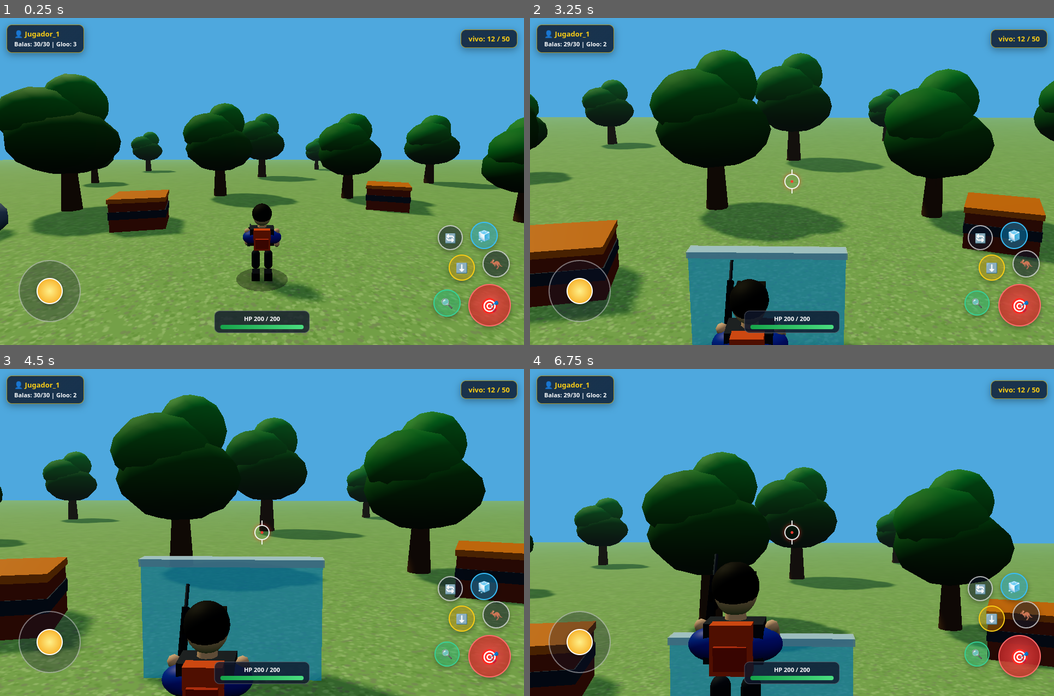
Above: before the commit, frames 1-4 (two rows, left to right).
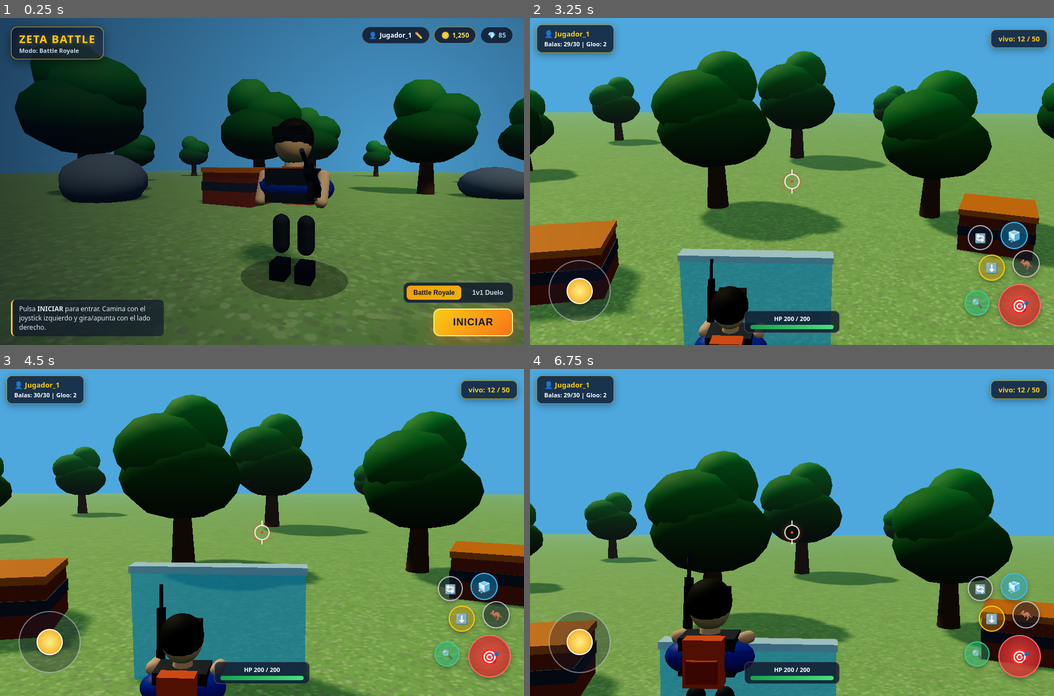
Above: after the commit, the same moments.

Repository: delvisvillalba5-cell/juego-servidor
Game: browser game, page index.html
Same seed, same stepped clock (60 frames per second), same inputs: the game is played once before the commit and once after it.
Inputs (mouse positions are in pixels of both pictures, inside the frame that each line leads up to):
- Up to frame 1 (0.25 s): no input
- Up to frame 2 (3.25 s): click (964, 292) at 0.27 s, where only the run after the commit has a clickable "Battle Royale"; click (1001, 322) at 0.52 s, where only the run after the commit has a clickable "INICIAR"; click (792, 214) at 1.07 s; click "🧊" at 1.27 s; click (687, 148) at 1.67 s; click "🎯" at 1.87 s; click "⬇️" at 2.02 s; press the mouse at (896, 132) at 2.27 s; release the mouse at (792, 116) at 2.4 s; click "🦘" at 2.47 s; click (870, 246) at 2.87 s; click "🔍" at 3.07 s
- Up to frame 3 (4.5 s): click (131, 614) at 3.47 s; click "🔄" at 3.67 s; press the mouse at (262, 467) at 4.07 s; release the mouse at (209, 646) at 4.2 s; click (47, 643) at 4.27 s
- Up to frame 4 (6.75 s): click (907, 532) at 4.52 s; click (949, 548) at 4.67 s; click "🔄" at 4.87 s; click (634, 532) at 5.27 s; click "🎯" at 5.47 s; press the mouse at (739, 646) at 5.87 s; release the mouse at (687, 499) at 6 s; click (907, 532) at 6.07 s; click (844, 418) at 6.47 s; click "🦘" at 6.67 s

The runs differ from the first frame. In frame 1, 89% of the frame differs, in the area x 0-100%, y 0-100%; in frame 2, 9.1%; in frame 3, 13%; in frame 4, 12%.

Commit message:
Actualizar index.html

Diff:
--- a/index.html
+++ b/index.html
@@ -30,7 +30,148 @@
             width: 100%;
             height: 100%;
         }
-        /* Retícula central */
+
+        /* ==========================================
+           PANTALLA PRINCIPAL (LOBBY ESTILO FREE FIRE)
+           ========================================== */
+        #lobby-screen {
+            position: absolute;
+            inset: 0;
+            z-index: 20;
+            display: flex;
+            flex-direction: column;
+            justify-content: space-between;
+            padding: 16px 20px;
+            background: radial-gradient(circle at 75% 45%, rgba(15, 23, 42, 0.08) 0%, rgba(2, 6, 23, 0.65) 100%);
+            pointer-events: auto;
+        }
+        #lobby-screen.oculto {
+            display: none;
+            pointer-events: none;
+        }
+        .lobby-top {
+            display: flex;
+            justify-content: space-between;
+            align-items: flex-start;
+            gap: 12px;
+            flex-wrap: wrap;
+        }
+        .brand-box {
+            background: linear-gradient(135deg, rgba(15, 23, 42, 0.88), rgba(30, 41, 59, 0.72));
+            border: 1px solid rgba(250, 204, 21, 0.75);
+            border-radius: 12px;
+            padding: 8px 14px;
+            box-shadow: 0 6px 18px rgba(0, 0, 0, 0.45);
+        }
+        .brand-title {
+            font-size: 20px;
+            font-weight: 900;
+            letter-spacing: 1.5px;
+            color: #facc15;
+            text-shadow: 0 2px 8px rgba(250, 204, 21, 0.35);
+        }
+        .brand-sub {
+            font-size: 11px;
+            color: #cbd5e1;
+            font-weight: 600;
+        }
+        .lobby-stats {
+            display: flex;
+            align-items: center;
+            gap: 8px;
+            flex-wrap: wrap;
+        }
+        .stat-pill {
+            background: rgba(15, 23, 42, 0.84);
+            border: 1px solid rgba(255, 255, 255, 0.22);
+            border-radius: 999px;
+            padding: 6px 12px;
+            color: #f8fafc;
+            font-size: 12px;
+            font-weight: 700;
+            display: flex;
+            align-items: center;
+            gap: 5px;
+            cursor: pointer;
+        }
+        .stat-pill.oro {
+            border-color: rgba(250, 204, 21, 0.6);
+            color: #fde047;
+        }
+        .stat-pill.diamantes {
+            border-color: rgba(56, 189, 248, 0.65);
+            color: #7dd3fc;
+        }
+        .lobby-bottom {
+            display: flex;
+            justify-content: space-between;
+            align-items: flex-end;
+            gap: 16px;
+            flex-wrap: wrap;
+        }
+        .lobby-tip {
+            background: rgba(15, 23, 42, 0.72);
+            border-left: 3px solid #facc15;
+            border-radius: 8px;
+            padding: 8px 12px;
+            color: #e2e8f0;
+            font-size: 12px;
+            max-width: 280px;
+        }
+        .launch-panel {
+            display: flex;
+            flex-direction: column;
+            align-items: flex-end;
+            gap: 10px;
+            margin-left: auto;
+        }
+        .mode-selector {
+            display: flex;
+            gap: 8px;
+            background: rgba(15, 23, 42, 0.82);
+            padding: 5px;
+            border-radius: 10px;
+            border: 1px solid rgba(255, 255, 255, 0.18);
+        }
+        .mode-btn {
+            border: none;
+            background: transparent;
+            color: #cbd5e1;
+            font-weight: 700;
+            font-size: 12px;
+            padding: 6px 12px;
+            border-radius: 7px;
+            cursor: pointer;
+        }
+        .mode-btn.activo {
+            background: linear-gradient(135deg, #f59e0b, #eab308);
+            color: #0f172a;
+        }
+        #btn-iniciar-juego {
+            background: linear-gradient(135deg, #facc15, #f97316);
+            color: #0f172a;
+            border: 2px solid #fef08a;
+            border-radius: 12px;
+            padding: 13px 34px;
+            font-size: 18px;
+            font-weight: 900;
+            letter-spacing: 1px;
+            cursor: pointer;
+            box-shadow: 0 8px 24px rgba(249, 115, 22, 0.45);
+        }
+        #btn-iniciar-juego:active {
+            transform: scale(0.96);
+        }
+
+        /* ==========================================
+           INTERFAZ EN PARTIDA (HUD Y CONTROLES)
+           ========================================== */
+        #gameplay-ui {
+            display: none;
+        }
+        #gameplay-ui.activo {
+            display: block;
+        }
         #crosshair {
             position: absolute;
             top: 50%;
@@ -67,7 +208,6 @@
             left: 50%;
             transform: translate(-50%, -50%);
         }
-        /* HUD Superior */
         #hud-top {
             position: absolute;
             top: 12px;
@@ -89,7 +229,6 @@
             font-size: 13px;
             box-shadow: 0 4px 14px rgba(0, 0, 0, 0.35);
         }
-        /* Barra de vida */
         #hud-hp {
             position: absolute;
             bottom: 22px;
@@ -120,7 +259,6 @@
             height: 100%;
             background: linear-gradient(90deg, #16a34a, #4ade80);
         }
-        /* Capa de controles */
         .controls-layer {
             position: absolute;
             inset: 0;
@@ -236,39 +374,112 @@
 </head>
 <body>
     <div id="game-container">
-        <div id="crosshair"></div>
-
-        <div id="hud-top">
-            <div class="player-card">
-                👤 Jugador_1<br>
-                <span id="hud-municion" style="font-size:11px; color:#f8fafc;">Balas: 30/30 | Gloo: 3</span>
+        <!-- PANTALLA PRINCIPAL (LOBBY) -->
+        <div id="lobby-screen">
+            <div class="lobby-top">
+                <div class="brand-box">
+                    <div class="brand-title">ZETA BATTLE</div>
+                    <div class="brand-sub" id="lobby-modo-label">Modo: Battle Royale</div>
+                </div>
+
+                <div class="lobby-stats">
+                    <div class="stat-pill" id="lobby-player-btn" title="Cambiar nombre">
+                        👤 <span id="lobby-nombre">Jugador_1</span> ✏️
+                    </div>
+                    <div class="stat-pill oro">🪙 <span id="lobby-oro">1,250</span></div>
+                    <div class="stat-pill diamantes">💎 <span id="lobby-diamantes">85</span></div>
+                </div>
             </div>
-            <div class="player-card">vivo: 12 / 50</div>
+
+            <div class="lobby-bottom">
+                <div class="lobby-tip">
+                    Pulsa <b>INICIAR</b> para entrar. Camina con el joystick izquierdo y gira/apunta con el lado derecho.
+                </div>
+
+                <div class="launch-panel">
+                    <div class="mode-selector">
+                        <button class="mode-btn activo" data-modo="Battle Royale">Battle Royale</button>
+                        <button class="mode-btn" data-modo="1v1 Duelo">1v1 Duelo</button>
+                    </div>
+                    <button id="btn-iniciar-juego">INICIAR</button>
+                </div>
+            </div>
         </div>
 
-        <div id="hud-hp">
-            HP 200 / 200
-            <div class="hp-track"><div class="hp-bar"></div></div>
-        </div>
-
-        <div class="controls-layer">
-            <div id="aim-zone"></div>
-            <div id="joystick-base"><div id="joystick-stick"></div></div>
-
-            <div class="touch-btn" id="btn-recargar">🔄</div>
-            <div class="touch-btn" id="btn-gloo">🧊</div>
-            <div class="touch-btn" id="btn-agachar">⬇️</div>
-            <div class="touch-btn" id="btn-salto">🦘</div>
-            <div class="touch-btn" id="btn-mira">🔍</div>
-            <div class="touch-btn" id="btn-disparo">🎯</div>
+        <!-- INTERFAZ EN PARTIDA -->
+        <div id="gameplay-ui">
+            <div id="crosshair"></div>
+
+            <div id="hud-top">
+                <div class="player-card">
+                    👤 <span id="hud-nombre">Jugador_1</span><br>
+                    <span id="hud-municion" style="font-size:11px; color:#f8fafc;">Balas: 30/30 | Gloo: 3</span>
+                </div>
+                <div class="player-card" id="hud-vivos">vivo: 12 / 50</div>
+            </div>
+
+            <div id="hud-hp">
+                HP 200 / 200
+                <div class="hp-track"><div class="hp-bar"></div></div>
+            </div>
+
+            <div class="controls-layer">
+                <div id="aim-zone"></div>
+                <div id="joystick-base"><div id="joystick-stick"></div></div>
+
+                <div class="touch-btn" id="btn-recargar">🔄</div>
+                <div class="touch-btn" id="btn-gloo">🧊</div>
+                <div class="touch-btn" id="btn-agachar">⬇️</div>
+                <div class="touch-btn" id="btn-salto">🦘</div>
+                <div class="touch-btn" id="btn-mira">🔍</div>
+                <div class="touch-btn" id="btn-disparo">🎯</div>
+            </div>
         </div>
     </div>
 
     <script src="https://unpkg.com/three@0.160.0/build/three.min.js"></script>
     <script>
         const container = document.getElementById('game-container');
+        const lobbyScreen = document.getElementById('lobby-screen');
+        const gameplayUi = document.getElementById('gameplay-ui');
         const crosshair = document.getElementById('crosshair');
 
+        let enLobby = true;
+        let nombreJugador = 'Jugador_1';
+        let modoActual = 'Battle Royale';
+
+        // Controles del lobby
+        const lobbyNombreEl = document.getElementById('lobby-nombre');
+        const hudNombreEl = document.getElementById('hud-nombre');
+        const hudVivosEl = document.getElementById('hud-vivos');
+        const lobbyModoLabel = document.getElementById('lobby-modo-label');
+
+        document.getElementById('lobby-player-btn').addEventListener('click', () => {
+            const nuevo = prompt('Escribe tu nombre de jugador:', nombreJugador);
+            if (nuevo && nuevo.trim()) {
+                nombreJugador = nuevo.trim().slice(0, 16);
+                lobbyNombreEl.textContent = nombreJugador;
+                hudNombreEl.textContent = nombreJugador;
+            }
+        });
+
+        document.querySelectorAll('.mode-btn').forEach((btn) => {
+            btn.addEventListener('click', () => {
+                document.querySelectorAll('.mode-btn').forEach((b) => b.classList.remove('activo'));
+                btn.classList.add('activo');
+                modoActual = btn.dataset.modo;
+                lobbyModoLabel.textContent = `Modo: ${modoActual}`;
+                hudVivosEl.textContent = modoActual === '1v1 Duelo' ? 'vivo: 2 / 2' : 'vivo: 12 / 50';
+            });
+        });
+
+        document.getElementById('btn-iniciar-juego').addEventListener('click', () => {
+            enLobby = false;
+            lobbyScreen.classList.add('oculto');
+            gameplayUi.classList.add('activo');
+        });
+
+        // Escena 3D
         const scene = new THREE.Scene();
         scene.background = new THREE.Color(0x4ea8de);
         scene.fog = new THREE.FogExp2(0x90e0ef, 0.0065);
@@ -442,7 +653,6 @@
         crearRoca(-12, -3, 1.35);
         crearRoca(3, -15, 0.95);
 
-        // Sombra dinámica en el suelo
         const sombraJugador = new THREE.Mesh(
             new THREE.CircleGeometry(0.75, 24),
             new THREE.MeshBasicMaterial({ color: 0x000000, transparent: true, opacity: 0.36 })
@@ -451,9 +661,7 @@
         sombraJugador.position.y = 0.03;
         scene.add(sombraJugador);
 
-        // ==========================================
-        // PERSONAJE 3D ESTILIZADO Y ARTICULADO
-        // ==========================================
+        // Personaje 3D articulado
         const jugadorMesh = new THREE.Group();
 
         const matPiel = new THREE.MeshStandardMaterial({ color: 0xe8b48a, roughness: 0.62 });
@@ -464,7 +672,6 @@
         const matBota = new THREE.MeshStandardMaterial({ color: 0x0f172a, roughness: 0.55 });
         const matMochila = new THREE.MeshStandardMaterial({ color: 0xea580c, roughness: 0.48 });
 
-        // Pivote de pierna izquierda (cadera)
         const pivotePiernaIzq = new THREE.Group();
         pivotePiernaIzq.position.set(-0.18, 0.84, 0);
         const musloIzq = new THREE.Mesh(new THREE.CapsuleGeometry(0.12, 0.32, 6, 10), matPantalon);
@@ -475,7 +682,6 @@
         botaIzq.castShadow = true;
         pivotePiernaIzq.add(musloIzq, botaIzq);
 
-        // Pivote de pierna derecha (cadera)
         const pivotePiernaDer = new THREE.Group();
         pivotePiernaDer.position.set(0.18, 0.84, 0);
         const musloDer = new THREE.Mesh(new THREE.CapsuleGeometry(0.12, 0.32, 6, 10), matPantalon);
@@ -486,7 +692,6 @@
         botaDer.castShadow = true;
         pivotePiernaDer.add(musloDer, botaDer);
 
-        // Grupo superior (torso, cabeza, brazos y arma)
         const torsoGrupo = new THREE.Group();
         torsoGrupo.position.set(0, 0.86, 0);
 
@@ -503,7 +708,6 @@
         const cuello = new THREE.Mesh(new THREE.CylinderGeometry(0.11, 0.13, 0.14, 10), matPiel);
         cuello.position.set(0, 0.78, 0.02);
 
-        // Cabeza redondeada estilizada + rasgos
         const cabezaGrupo = new THREE.Group();
         cabezaGrupo.position.set(0, 1.04, 0.03);
 
@@ -526,7 +730,6 @@
 
         cabezaGrupo.add(craneo, cabelloVolumen, flequillo, ojoIzq, ojoDer);
 
-        // Mochila táctica con detalle
         const mochilaGrupo = new THREE.Group();
         mochilaGrupo.position.set(0, 0.44, -0.28);
         const bolsaPrincipal = new THREE.Mesh(new THREE.BoxGeometry(0.46, 0.56, 0.22), matMochila);
@@ -535,7 +738,6 @@
         bolsillo.position.set(0, -0.08, -0.13);
         mochilaGrupo.add(bolsaPrincipal, bolsillo);
 
-        // Brazo izquierdo
         const pivoteBrazoIzq = new THREE.Group();
         pivoteBrazoIzq.position.set(-0.42, 0.64, 0.02);
         const brazoIzqMesh = new THREE.Mesh(new THREE.CapsuleGeometry(0.085, 0.36, 6, 8), matPiel);
@@ -543,7 +745,6 @@
         brazoIzqMesh.castShadow = true;
         pivoteBrazoIzq.add(brazoIzqMesh);
 
-        // Brazo derecho + Rifle de asalto detallado
         const pivoteBrazoDer = new THREE.Group();
         pivoteBrazoDer.position.set(0.42, 0.64, 0.02);
         const brazoDerMesh = new THREE.Mesh(new THREE.CapsuleGeometry(0.085, 0.36, 6, 8), matPiel);
@@ -607,6 +808,7 @@
         let glooRestantes = 3;
         let tiempoDestello = 0;
         let cicloPaso = 0;
+        let anguloLobby = 0.45;
         const proyectiles = [];
 
         let camYaw = 0;
@@ -638,6 +840,7 @@
         }
 
         joystickBase.addEventListener('touchstart', (e) => {
+            if (enLobby) return;
             e.preventDefault();
             e.stopPropagation();
             joyActivo = true;
@@ -646,6 +849,7 @@
         }, { passive: false });
 
         joystickBase.addEventListener('touchmove', (e) => {
+            if (enLobby) return;
             e.preventDefault();
             e.stopPropagation();
             if (!joyActivo) return;
@@ -678,6 +882,7 @@
         }
 
         aimZone.addEventListener('touchstart', (e) => {
+            if (enLobby) return;
             e.preventDefault();
             if (aimTouchId !== null) return;
             const t = e.changedTouches[0];
@@ -687,6 +892,7 @@
         }, { passive: false });
 
         aimZone.addEventListener('touchmove', (e) => {
+            if (enLobby) return;
             e.preventDefault();
             if (aimTouchId === null) return;
             for (const t of e.changedTouches) {
@@ -720,7 +926,7 @@
         const intervaloDisparo = 135;
 
         function disparar() {
-            if (balas <= 0) return;
+            if (enLobby || balas <= 0) return;
             balas--;
             actualizarHUD();
 
@@ -742,6 +948,7 @@
         }
 
         btnDisparo.addEventListener('touchstart', (e) => {
+            if (enLobby) return;
             e.preventDefault();
             e.stopPropagation();
             const t = e.changedTouches[0];
@@ -755,6 +962,7 @@
         }, { passive: false });
 
         btnDisparo.addEventListener('touchmove', (e) => {
+            if (enLobby) return;
             e.preventDefault();
             e.stopPropagation();
             if (!disparando) return;
@@ -781,6 +989,7 @@
         btnDisparo.addEventListener('touchend', soltarDisparo);
         btnDisparo.addEventListener('touchcancel', soltarDisparo);
         btnDisparo.addEventListener('mousedown', () => {
+            if (enLobby) return;
             disparando = true;
             disparar();
             ultimoDisparoTime = performance.now();
@@ -790,6 +999,7 @@
         // 4. Mira / Zoom
         const btnMira = document.getElementById('btn-mira');
         function toggleMira() {
+            if (enLobby) return;
             apuntando = !apuntando;
             btnMira.classList.toggle('active', apuntando);
             crosshair.style.display = apuntando ? 'block' : 'none';
@@ -803,7 +1013,7 @@
 
         // 5. Acciones
         function ponerGloo() {
-            if (glooRestantes <= 0) return;
+            if (enLobby || glooRestantes <= 0) return;
             glooRestantes--;
             actualizarHUD();
 
@@ -844,18 +1054,20 @@
         }
 
         function recargar() {
+            if (enLobby) return;
             balas = maxBalas;
             actualizarHUD();
         }
 
         function saltar() {
-            if (!enSuelo) return;
+            if (enLobby || !enSuelo) return;
             if (agachado) agachado = false;
             velY = 0.36;
             enSuelo = false;
         }
 
         function toggleAgachar() {
+            if (enLobby) return;
             agachado = !agachado;
         }
 
@@ -886,6 +1098,35 @@
                 if (tiempoDestello <= 0) destelloDisparo.visible = false;
             }
 
+            if (enLobby) {
+                // Vista panorámica suave en el lobby con el personaje de frente/perfil
+                anguloLobby += dt * 0.00045;
+                jugadorMesh.rotation.y = 0.25;
+                pivotePiernaIzq.rotation.x *= 0.85;
+                pivotePiernaDer.rotation.x *= 0.85;
+                pivoteBrazoDer.rotation.x += (-0.55 - pivoteBrazoDer.rotation.x) * 0.15;
+                pivoteBrazoIzq.rotation.x += (-0.45 - pivoteBrazoIzq.rotation.x) * 0.15;
+
+                const radioLobby = 5.4;
+                camera.position.lerp(
+                    new THREE.Vector3(
+                        jugadorMesh.position.x + Math.sin(anguloLobby) * radioLobby,
+                        2.15,
+                        jugadorMesh.position.z + Math.cos(anguloLobby) * radioLobby
+                    ),
+                    0.08
+                );
+                camera.lookAt(
+                    jugadorMesh.position.x - 0.55,
+                    1.35,
+                    jugadorMesh.position.z
+                );
+
+                sombraJugador.position.set(jugadorMesh.position.x, 0.03, jugadorMesh.position.z);
+                renderer.render(scene, camera);
+                return;
+            }
+
             if (disparando && ahora - ultimoDisparoTime >= intervaloDisparo) {
                 disparar();
                 ultimoDisparoTime = ahora;
@@ -922,29 +1163,26 @@
 
             jugadorMesh.rotation.y = camYaw;
 
-            // Postura agachada suave
             const targetTorsoY = agachado ? 0.52 : 0.86;
             torsoGrupo.position.y += (targetTorsoY - torsoGrupo.position.y) * 0.2;
             torsoGrupo.rotation.x += ((agachado ? 0.24 : 0) - torsoGrupo.rotation.x) * 0.2;
 
-            // Animación de extremidades al caminar o apuntar
             if (intensidadMov > 0.05 && enSuelo) {
                 cicloPaso += dt * 0.015 * intensidadMov;
                 const angPierna = Math.sin(cicloPaso) * 0.62 * intensidadMov;
                 pivotePiernaIzq.rotation.x = angPierna;
                 pivotePiernaDer.rotation.x = -angPierna;
-                pivoteBrazoIzq.rotation.x = apuntando ? -0.95 : -angPierna * 0.55;
-                pivoteBrazoDer.rotation.x = apuntando ? -1.05 : angPierna * 0.4;
+                pivoteBrazoIzq.rotation.x = apuntando ? -1.35 : -angPierna * 0.55;
+                pivoteBrazoDer.rotation.x = apuntando ? -1.42 : angPierna * 0.4;
             } else {
                 pivotePiernaIzq.rotation.x *= 0.8;
                 pivotePiernaDer.rotation.x *= 0.8;
-                const targetBrazoDer = apuntando ? -1.05 : -0.15;
-                const targetBrazoIzq = apuntando ? -0.95 : 0.1;
+                const targetBrazoDer = apuntando ? -1.42 : -0.25;
+                const targetBrazoIzq = apuntando ? -1.35 : -0.1;
                 pivoteBrazoDer.rotation.x += (targetBrazoDer - pivoteBrazoDer.rotation.x) * 0.2;
                 pivoteBrazoIzq.rotation.x += (targetBrazoIzq - pivoteBrazoIzq.rotation.x) * 0.2;
             }
 
-            // Salto y gravedad
             if (!enSuelo) {
                 jugadorMesh.position.y += velY;
                 velY -= 0.015;
@@ -955,13 +1193,11 @@
                 }
             }
 
-            // Sombra en el suelo
             sombraJugador.position.x = jugadorMesh.position.x;
             sombraJugador.position.z = jugadorMesh.position.z;
             const escalaSombra = Math.max(0.35, 1 - jugadorMesh.position.y * 0.14);
             sombraJugador.scale.set(escalaSombra, escalaSombra, 1);
 
-            // Proyectiles
             for (let i = proyectiles.length - 1; i >= 0; i--) {
                 const p = proyectiles[i];
                 p.mesh.position.x += p.vx;
@@ -973,21 +1209,19 @@
                 }
             }
 
-            // Zoom de mira
             const targetFov = apuntando ? 38 : 60;
             if (Math.abs(camera.fov - targetFov) > 0.2) {
                 camera.fov += (targetFov - camera.fov) * 0.18;
                 camera.updateProjectionMatrix();
             }
 
-            // Cámara en tercera persona (con desplazamiento al hombro al apuntar)
-            const baseDist = apuntando ? 5.6 : 8.4;
-            const alturaCam = (apuntando ? 2.45 : 2.15) + Math.sin(camPitch) * baseDist;
+            const baseDist = apuntando ? 5.8 : 8.4;
+            const alturaCam = (apuntando ? 2.75 : 2.15) + Math.sin(camPitch) * baseDist;
             let horizDist = Math.cos(camPitch) * baseDist;
 
             const dirAtrasX = -Math.sin(camYaw);
             const dirAtrasZ = -Math.cos(camYaw);
-            const hombroOffset = apuntando ? 0.85 : 0;
+            const hombroOffset = apuntando ? 1.35 : 0;
 
             for (const obs of obstaculos) {
                 const cx = jugadorMesh.position.x + dirAtrasX * horizDist + rightX * hombroOffset;
@@ -1004,9 +1238,9 @@
 
             camera.position.lerp(new THREE.Vector3(camTargetX, camTargetY, camTargetZ), 0.18);
             camera.lookAt(
-                jugadorMesh.position.x + Math.sin(camYaw) * 6 + rightX * (apuntando ? 0.45 : 0),
-                jugadorMesh.position.y + (apuntando ? 1.75 : 1.5) + Math.sin(camPitch) * 3,
-                jugadorMesh.position.z + Math.cos(camYaw) * 6 + rightZ * (apuntando ? 0.45 : 0)
+                jugadorMesh.position.x + Math.sin(camYaw) * 6 + rightX * (apuntando ? 0.65 : 0),
+                jugadorMesh.position.y + (apuntando ? 1.85 : 1.5) + Math.sin(camPitch) * 3,
+                jugadorMesh.position.z + Math.cos(camYaw) * 6 + rightZ * (apuntando ? 0.65 : 0)
             );
 
             renderer.render(scene, camera);
